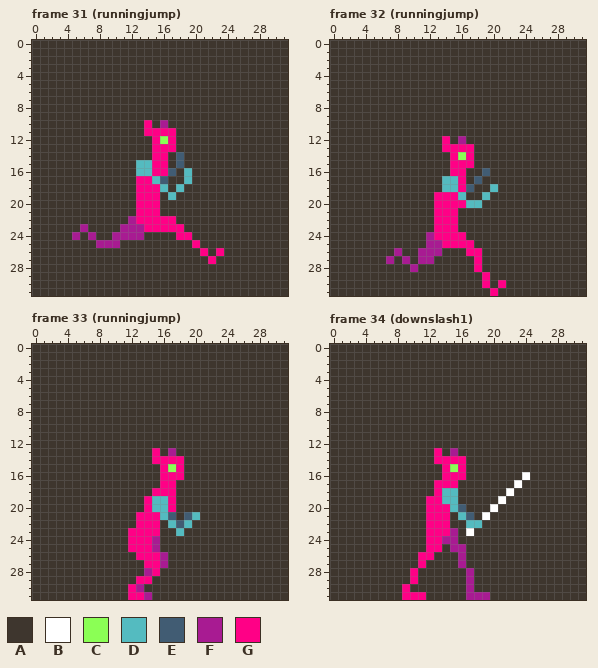
Pixel-art file: Assets/Art/MrFish.aseprite. That is the earlier state.
32x32 pixels, 58 frames. Shown: frame 31 (runningjump), frame 32 (runningjump), frame 33 (runningjump), frame 34 (downslash1). The commit also changed other frames, which this record leaves out.
Palette (. is transparent): A #3e362e  B #ffffff  C #8bff55  D #54bbc0  E #415c73  F #a81b92  G #ff0086
The same view after the edit:
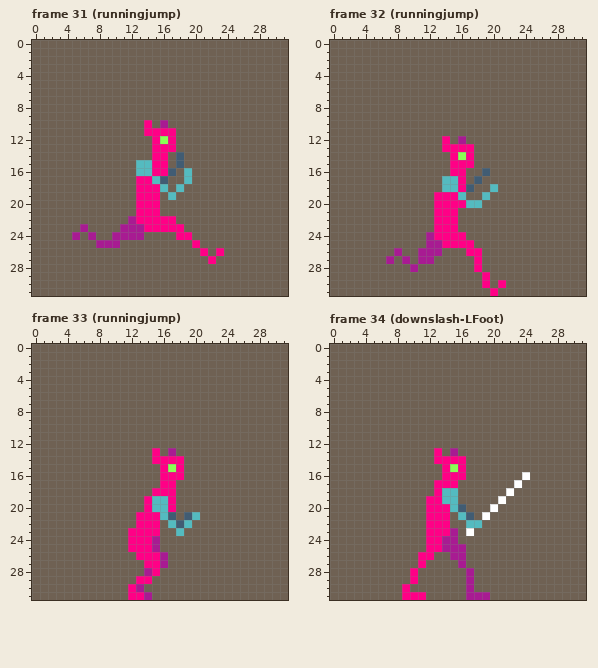
Commit: added animation for down walk
The exact change:
@@ palette @@
-A #3e362e
+A #6f6153
--- frame 34 (downslash-LFoot), layer "body"
@@ x 12..17 @@
 24 GGFFAA
-25 GGAFFA
-26 GAAAFA
+25 GGFFFA
+26 GAAFFA
 27 AAAAFA
Changed places in both pictures, as pixel boxes (x1, y1, x2, y2):
changed: (32, 40, 288, 296)
changed: (330, 40, 586, 296)
changed: (32, 344, 288, 600)
changed: (330, 344, 586, 600)
